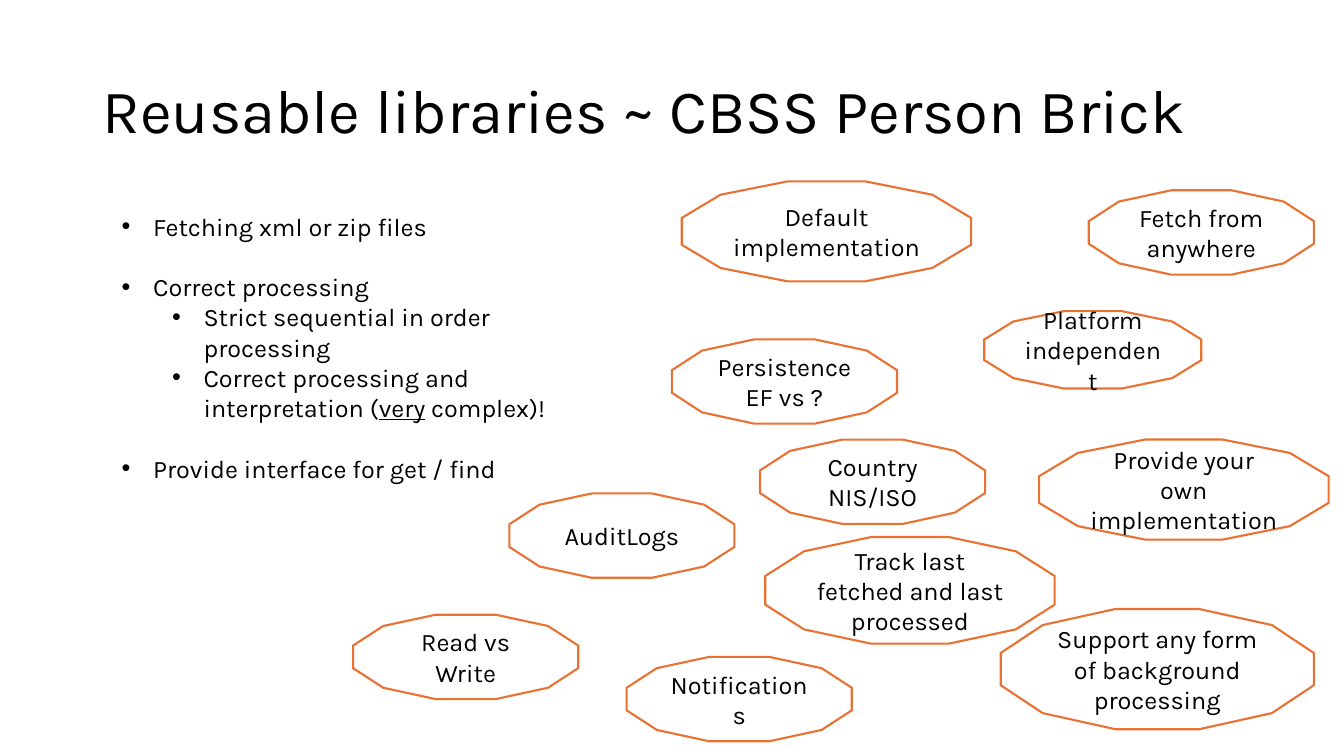
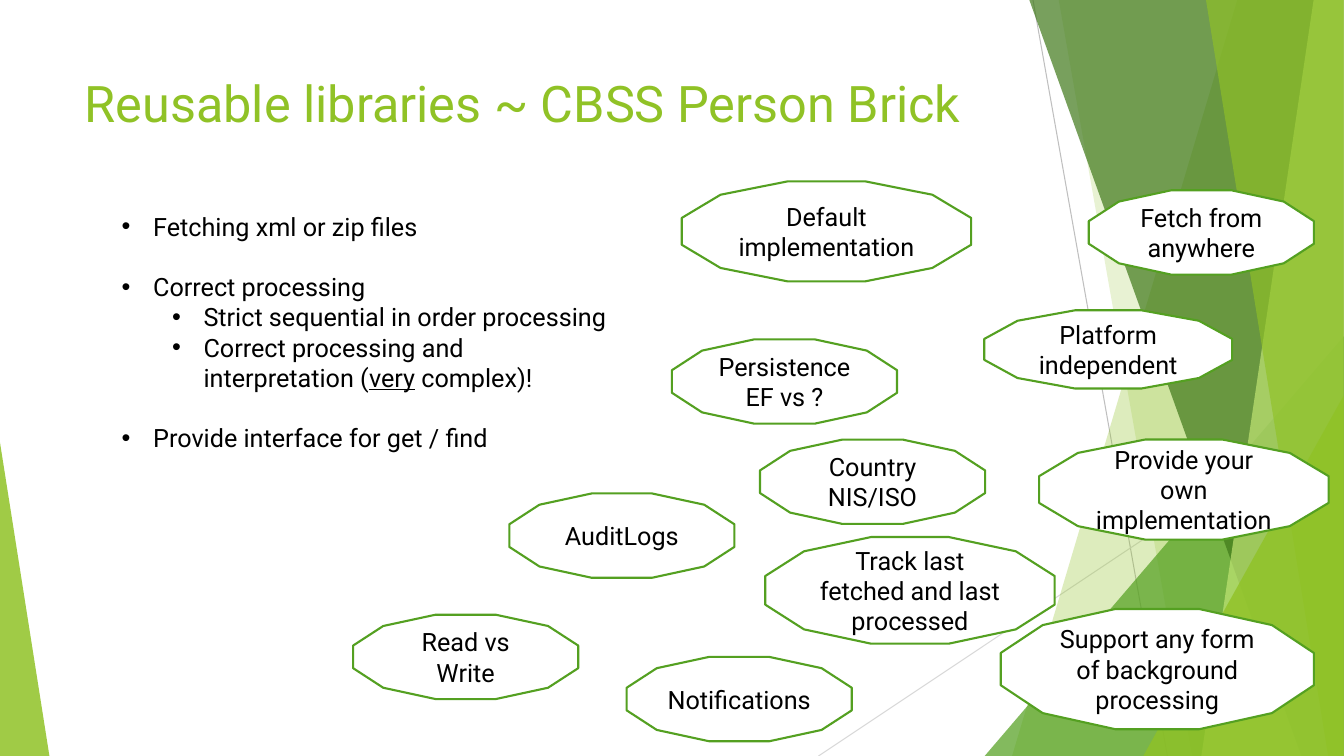
Before and after one commit to casperdon/Bricks-Workshop, a slide deck: slide 3 of workshop.pptx. Drawn at 1344x756 pixels with LibreOffice and Linux fonts; fonts in the diff are those of the drawing. Boxes give left, top, right and bottom in pixels: in the first picture for what was removed or moved away, otherwise in the second. Text is boxed around its words. In the diff, an @@ line names an element or a change of style, - is before the commit and + after.

```diff
--- a/workshop.pptx
+++ b/workshop.pptx
@@ title "Reusable libraries ~ CBSS Person ...": place and size @@
-title "Reusable libraries ~ CBSS Person ..." at (102,90,1185,134)
+title "Reusable libraries ~ CBSS Person ..." at (85,84,961,123)
@@ title "Reusable libraries ~ CBSS Person ..." at (85,84,961,123): size 44 to 36 pt, font Karla to Roboto, text colour #000000 to #90C226; line spacing 0.9 to 1; vertical alignment middle to top @@
@@ text "Fetching xml or zip files" at (153,217,606,453): font Karla to Roboto @@
@@ font Karla to Roboto; outline #E97132 1.5 pt to #54A021 1.5 pt in 11 elements at (682,181,971,281), (673,340,897,424), (1040,440,1329,539), (1001,609,1315,729), (1089,191,1314,275), (760,440,985,524), (509,494,734,579), (627,657,852,742), (765,537,1055,644), (353,615,578,700), (985,311,1233,389) @@
@@ dodecagon "Platform": place and size @@
-dodecagon "Platform" at (985,312,1202,389)
+dodecagon "Platform" at (985,311,1233,389)
@@ group added at (0,0,1344,756): 5 freeform shapes, 3 triangles, 2 lines @@
```
Also in this commit, not shown: 4 other slides changed.
